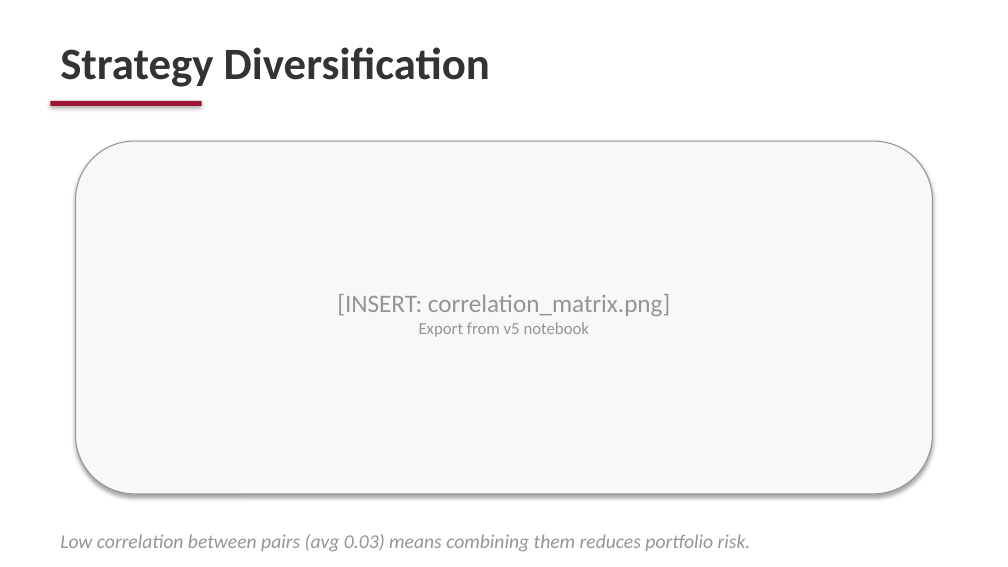
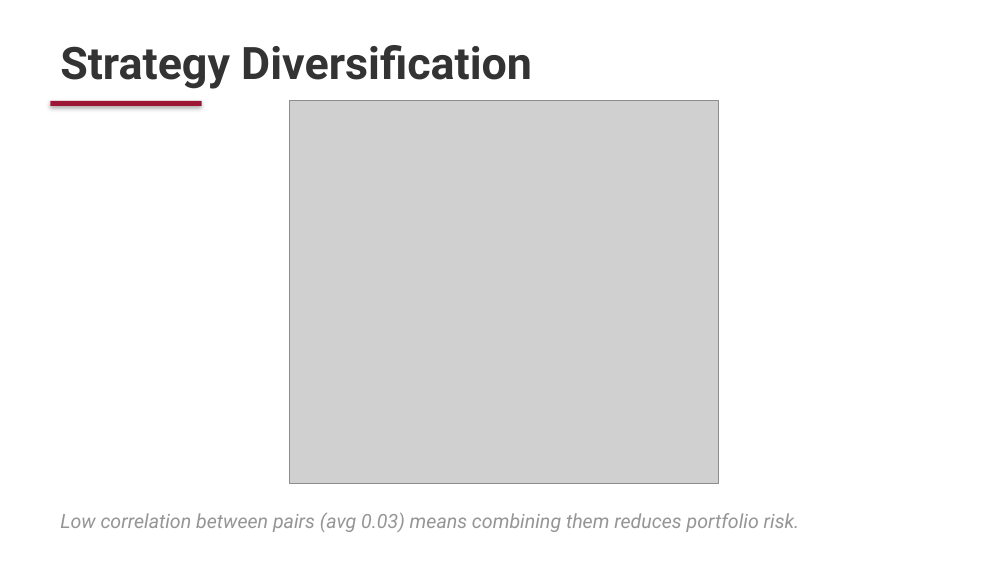
Before and after one commit to Ayan-Mahmood/QuantHFStrat, a slide deck: slide 16 of FE571_Final_Presentation_v2.pptx. Drawn at 1008x567 pixels with LibreOffice and Linux fonts; fonts in the diff are those of the drawing; grey boxes stand for pictures. Boxes give left, top, right and bottom in pixels: in the first picture for what was removed or moved away, otherwise in the second. Text is boxed around its words. In the diff, an @@ line names an element or a change of style, - is before the commit and + after.

```diff
--- a/FE571_Final_Presentation_v2.pptx
+++ b/FE571_Final_Presentation_v2.pptx
@@ text "Strategy Diversification" at <box>60,45,532,89</box>: font Calibri to Roboto @@
@@ picture added at <box>289,101,719,484</box> @@
@@ rounded rectangle removed at <box>76,141,932,494</box> @@
@@ text removed at <box>337,294,670,337</box> @@
-[INSERT: correlation_matrix.png]
-Export from v5 notebook
@@ text "Low correlation between pairs (avg ..." at <box>60,512,800,532</box>: font Calibri to Roboto @@
@@ text "Low correlation between pairs (avg ...": place and size @@
-text "Low correlation between pairs (avg ..." at <box>60,534,751,551</box>
+text "Low correlation between pairs (avg ..." at <box>60,512,800,532</box>
```
Also in this commit, not shown: 18 other slides changed, 1 slide added, 1 slide removed, 19 other files.
